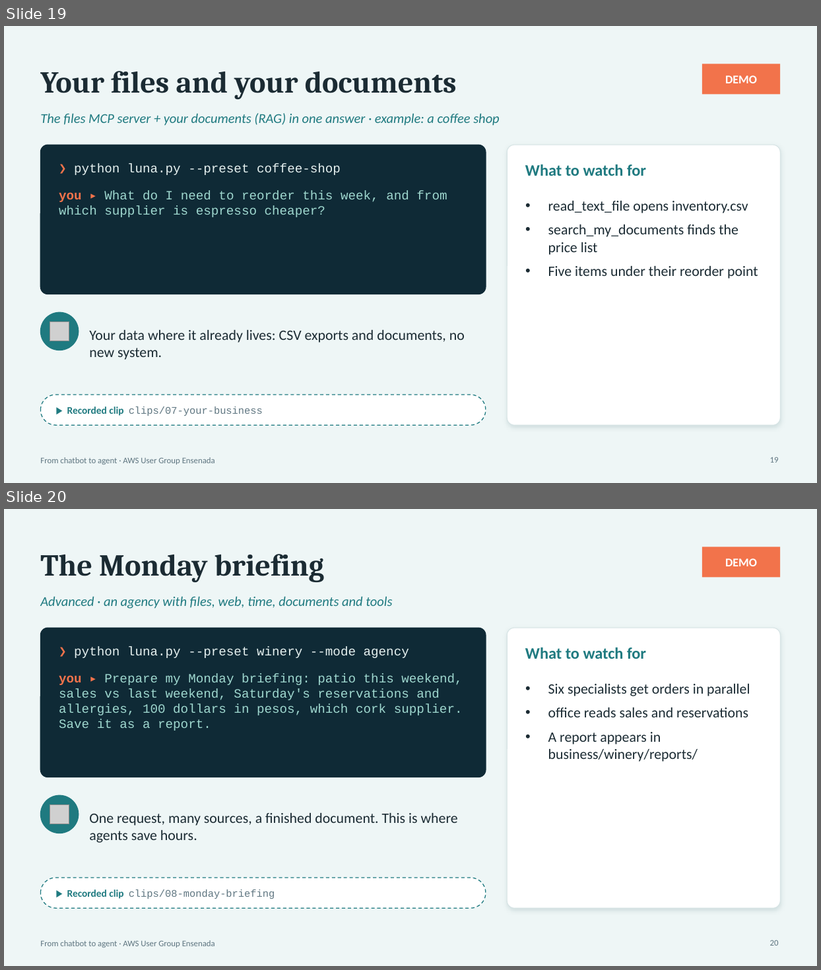
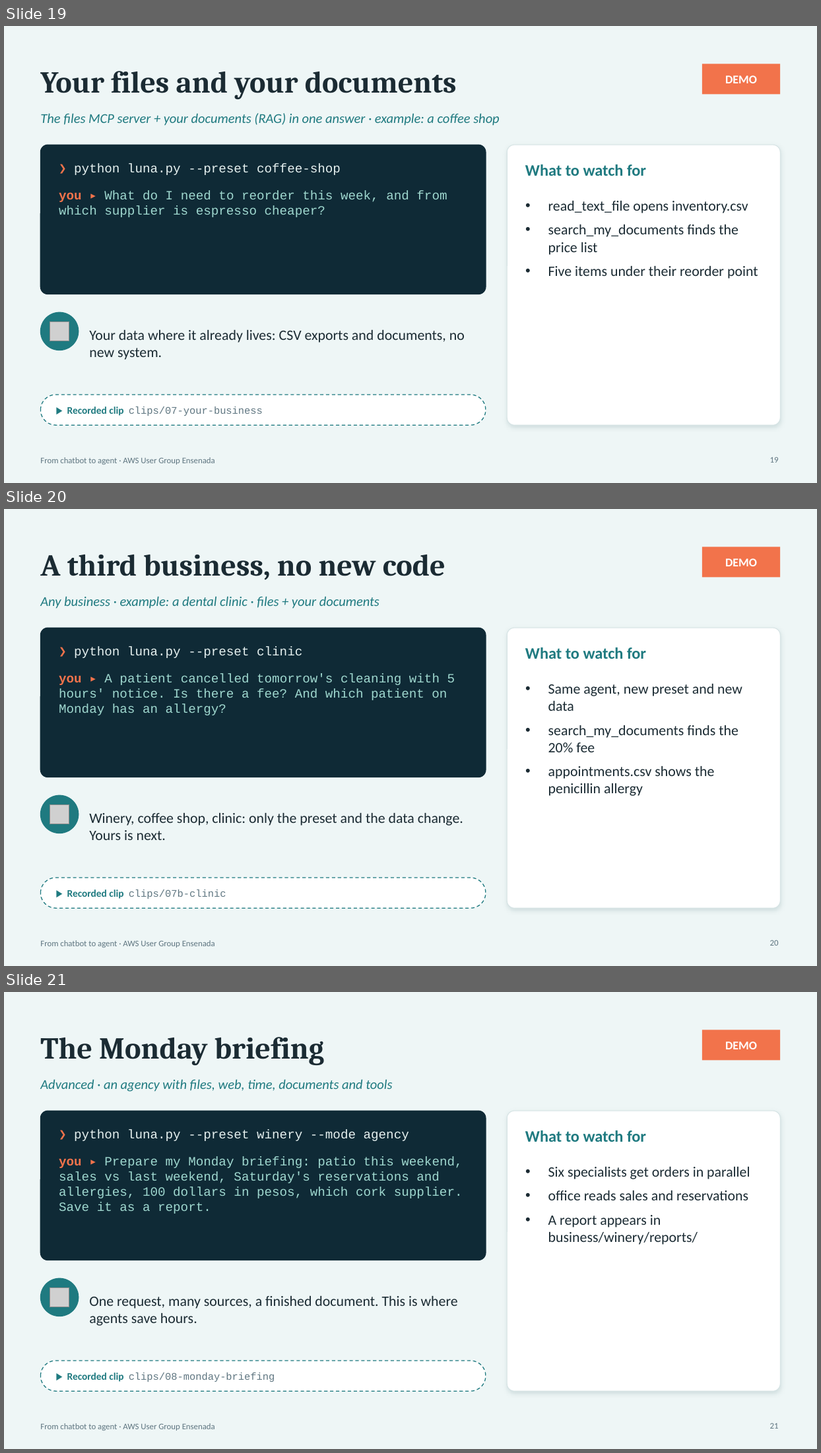
Before and after one commit to aws-ug-ensenada/claude-on-aws-ensenada, a slide deck: docs/slides/claude-on-aws-ensenada.pptx. Shown one above the other, each under a label of ours: slides 19 and 20 before the commit, slides 19, 20 and 21 after it. The pictures are 821x970 and 821x1453 pixels, drawn with LibreOffice and Linux fonts; fonts in the diff are those of the drawing; grey boxes stand for pictures. Boxes give left, top, right and bottom in pixels: in the first picture for what was removed or moved away, otherwise in the second. Text is boxed around its words. In the diff, an @@ line names an element or a change of style, - is before the commit and + after.

```diff
--- a/docs/slides/claude-on-aws-ensenada.pptx
+++ b/docs/slides/claude-on-aws-ensenada.pptx
@@ slide 20 added at box(4, 509, 817, 966), background #EEF6F6; not listed: 3 template elements that a slide beside it also shows @@
@@ title added at box(40, 555, 446, 580), 36 pt, text #1B2B33, bold @@
+A third business, no new code
@@ text added at box(40, 596, 380, 609), 16 pt, text #1F7A80, italic @@
+Any business · example: a dental clinic · files + your documents
@@ rounded rectangle added at box(40, 628, 486, 778), fill #0F2A36, outline #0F2A36 1 pt @@
@@ text added at box(59, 647, 455, 716), 15 pt, text #9FD8CF @@
+❯ python luna.py --preset clinic
+you ▸ A patient cancelled tomorrow's cleaning with 5 hours' notice. Is there a fee? And which patient on Monday has an allergy?
@@ rounded rectangle added at box(507, 628, 781, 908), fill #FFFFFF, outline #D5E3E4 0.75 pt @@
@@ text added at box(525, 648, 646, 659), 19 pt, text #1F7A80, bold @@
+What to watch for
@@ text added at box(548, 684, 743, 796), 17 pt, text #1B2B33 @@
+• Same agent, new preset and new data
+• search_my_documents finds the 20% fee
+• appointments.csv shows the penicillin allergy
@@ ellipse added at box(40, 795, 79, 834), fill #1F7A80, outline #1F7A80 1 pt @@
@@ picture added at box(50, 805, 69, 824) @@
@@ text added at box(89, 813, 463, 840), 17 pt, text #1B2B33 @@
+Winery, coffee shop, clinic: only the preset and the data change. Yours is next.
@@ rounded rectangle added at box(40, 878, 486, 908), fill #FFFFFF, outline #1F7A80 1 pt dashed @@
@@ text added at box(67, 890, 226, 899), 12 pt, text #5F7681 @@
+▶ Recorded clip clips/07b-clinic
@@ page number added at box(770, 941, 779, 946), 10 pt, text #5F7681 @@
+20
@@ what was slide 20 is now slide 21 @@
@@ page number at box(770, 1424, 779, 1429): text changed @@
-20
+21
```
Also in this commit, not shown: 1 slide changed, 3 other files.
